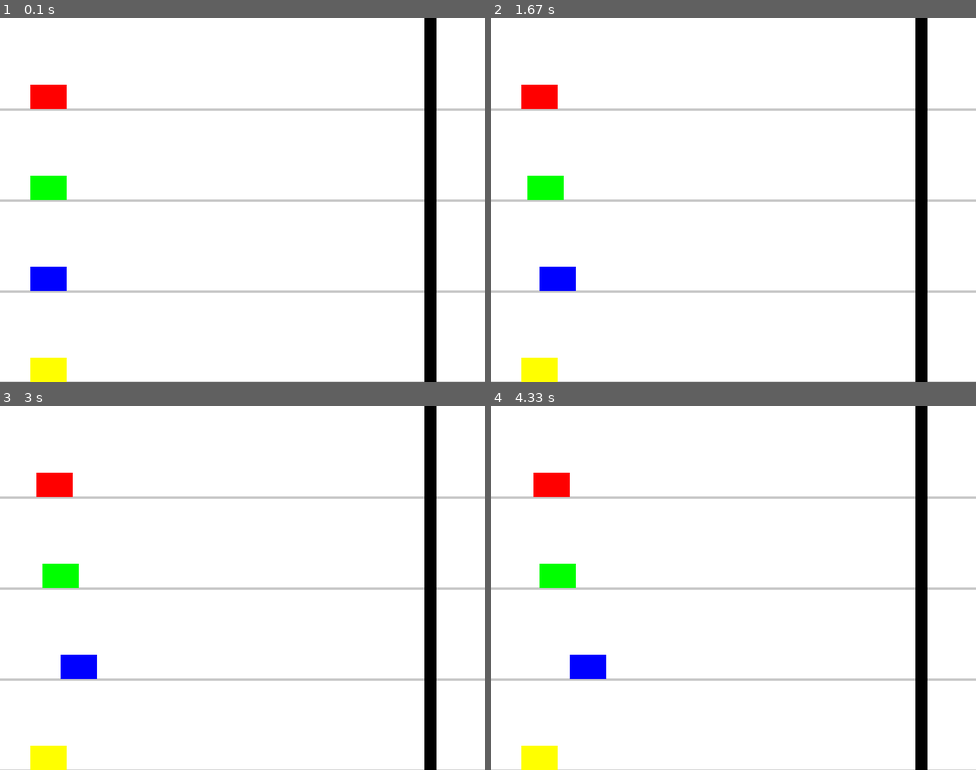
Above: before the commit, frames 1-4 (two rows, left to right).
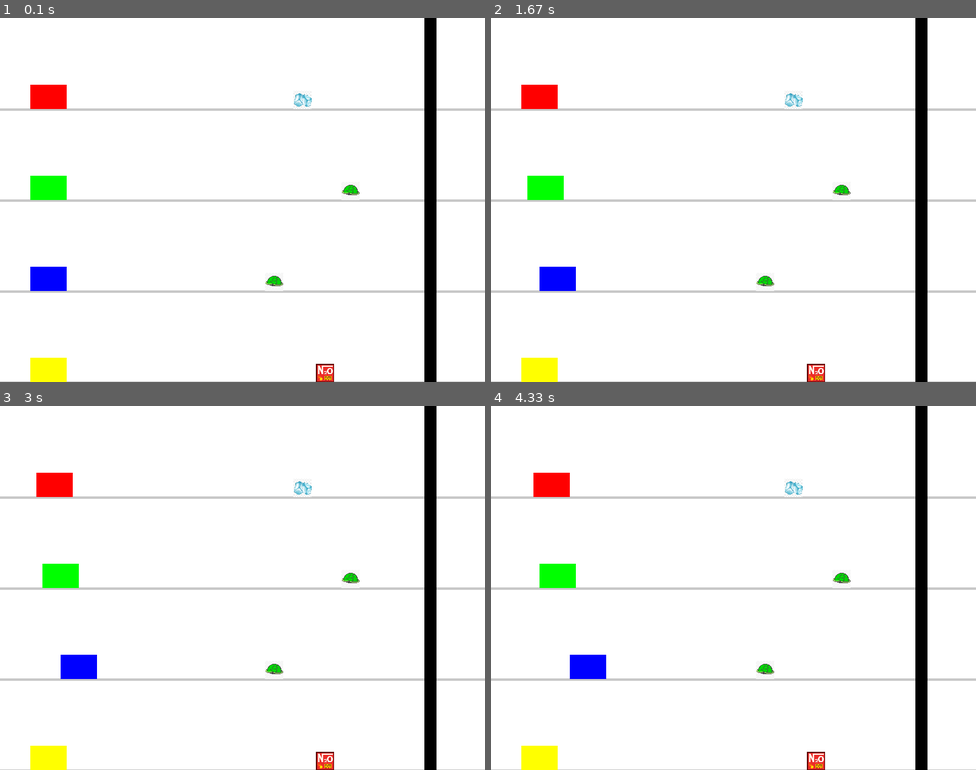
Above: after the commit, the same moments.

Repository: sjlee081010/pygame
Game: pygame game, started from main.py
Same seed, same stepped clock (60 frames per second), same inputs: the game is played once before the commit and once after it.
Inputs:
- Up to frame 1 (0.1 s): no input
- Up to frame 2 (1.67 s): hold Right 0.33-0.8 s; hold Right 0.83-1.3 s; tap K at 0.98 s; hold Right from 1.33 s (still down)
- Up to frame 3 (3 s): release Right at 1.97 s; hold Right 2-2.47 s; tap D at 2.15 s; hold Right 2.5-2.97 s; tap K at 2.65 s
- Up to frame 4 (4.33 s): hold Right 3-3.63 s; hold Right 3.67-4.13 s; tap D at 3.82 s; hold Right from 4.17 s (still down); tap K at 4.32 s

The runs differ from the first frame. In frame 1, 0.4% of the frame differs, in the area x 54-75%, y 20-100%; in frame 2, 0.4%; in frame 3, 0.4%; in frame 4, 0.4%.

Commit message:
아이템

Diff:
--- /dev/null
+++ b/item.py
@@ -0,0 +1,25 @@
+FPS = 60  # 1초 = 60프레임
+
+class Item:
+    def __init__(self, name):
+        self.name = name
+
+    def activate(self, user_idx, players):
+        player_count = len(players)
+
+        if self.name == "Bomb":
+            target_idx = (user_idx + 1) % player_count
+            players[target_idx]["stun"] = FPS * 2
+
+        elif self.name == "Booster":
+            players[user_idx]["boost"] = FPS * 2
+
+        elif self.name == "Shell":
+            leading_idx = max(range(player_count), key=lambda i: players[i]["rect"].x)
+            if leading_idx != user_idx:
+                players[leading_idx]["stun"] = FPS * 2
+
+        elif self.name == "Ice":
+            for i in range(player_count):
+                if i != user_idx:
+                    players[i]["stun"] = FPS * 1
--- a/main.py
+++ b/main.py
@@ -1,5 +1,9 @@
 import pygame
 import sys
+import random
+from item import Item
+import os
+os.chdir(os.path.dirname(os.path.abspath(__file__)))
 
 # 초기화
 pygame.init()
@@ -7,7 +11,7 @@
 # 화면 설정
 WIDTH, HEIGHT = 800, 600
 WIN = pygame.display.set_mode((WIDTH, HEIGHT))
-pygame.display.set_caption("광클 레이싱")
+pygame.display.set_caption("광클 레이싱 with 아이템")
 
 # 색상
 WHITE = (255, 255, 255)
@@ -15,69 +19,107 @@
 BLACK = (0, 0, 0)
 RED = (255, 0, 0)
 
-# FPS 설정
+# FPS
 FPS = 60
 clock = pygame.time.Clock()
 
-# 트랙 정보
+# 트랙 설정
 TRACK_COUNT = 4
 TRACK_HEIGHT = HEIGHT // TRACK_COUNT
 
-# 차 정보
+# 차량 설정
 CAR_WIDTH, CAR_HEIGHT = 60, 40
 START_X = 50
+FINISH_LINE_X = WIDTH - 100
 
-# 플레이어 키 매핑
+# 플레이어 설정
 player_keys = [pygame.K_d, pygame.K_k, pygame.K_RIGHT, pygame.K_l]
 CAR_COLORS = [(255, 0, 0), (0, 255, 0), (0, 0, 255), (255, 255, 0)]
 
-# 차량 이미지 로드 (나중에 이미지 경로 추가)
-# car_images = [pygame.image.load("car1.png"), pygame.image.load("car2.png"), ...]
-# 이미지 크기 조정 예시:
-# car_images = [pygame.transform.scale(img, (CAR_WIDTH, CAR_HEIGHT)) for img in car_images]
+# 아이템 설정
+ITEM_NAMES = ["Bomb", "Booster", "Shell", "Ice"]
+ITEM_BOX_SIZE = 30
 
+# 아이템 이미지 불러오기
+item_images = {
+    "Bomb": pygame.transform.scale(pygame.image.load("assets/bomb.jpg"), (ITEM_BOX_SIZE, ITEM_BOX_SIZE)),
+    "Booster": pygame.transform.scale(pygame.image.load("assets/booster.png"), (ITEM_BOX_SIZE, ITEM_BOX_SIZE)),
+    "Shell": pygame.transform.scale(pygame.image.load("assets/shell.png"), (ITEM_BOX_SIZE, ITEM_BOX_SIZE)),
+    "Ice": pygame.transform.scale(pygame.image.load("assets/ice.jpg"), (ITEM_BOX_SIZE, ITEM_BOX_SIZE)),
+}
+
+# 게임 초기화 함수
 def reset_game():
-    global cars, winner, game_over
-    cars = []
+    global players, winner, game_over, item_boxes
+    players = []
     for i in range(TRACK_COUNT):
-        # 트랙 바로 위에 플레이어 배치
-        track_y = TRACK_HEIGHT * (i + 1)
-        car_y = track_y - CAR_HEIGHT  # 차가 트랙 라인 위에 닿도록 배치
-        car = pygame.Rect(START_X, car_y, CAR_WIDTH, CAR_HEIGHT)
-        cars.append(car)
+        y = TRACK_HEIGHT * (i + 1) - CAR_HEIGHT
+        car_rect = pygame.Rect(START_X, y, CAR_WIDTH, CAR_HEIGHT)
+        players.append({
+            "rect": car_rect,
+            "color": CAR_COLORS[i],
+            "stun": 0,
+            "boost": 0
+        })
     winner = None
     game_over = False
+
+    # 아이템 박스 생성
+    item_boxes = []
+    for i in range(TRACK_COUNT):
+        x = random.randint(300, 600)
+        y = TRACK_HEIGHT * (i + 1) - ITEM_BOX_SIZE
+        item_name = random.choice(ITEM_NAMES)
+        box_rect = pygame.Rect(x, y, ITEM_BOX_SIZE, ITEM_BOX_SIZE)
+        item_boxes.append({
+            "rect": box_rect,
+            "name": item_name
+        })
 
 reset_game()
 
 # 골라인
-FINISH_LINE_X = WIDTH - 100
 finish_line = pygame.Rect(FINISH_LINE_X, 0, 20, HEIGHT)
 
-# 메인 루프
+# 게임 루프
 running = True
 while running:
     clock.tick(FPS)
     WIN.fill(WHITE)
 
-    # 이벤트 처리
     for event in pygame.event.get():
         if event.type == pygame.QUIT:
             running = False
 
-        # 키 입력 처리 (광클 방식)
         if event.type == pygame.KEYDOWN:
-            if game_over:
-                if event.key == pygame.K_r:
-                    reset_game()
-            else:
+            if game_over and event.key == pygame.K_r:
+                reset_game()
+            elif not game_over:
                 for idx, key in enumerate(player_keys):
-                    if event.key == key:
-                        cars[idx].x += 10
-                        # 승리 판정
-                        if cars[idx].right >= FINISH_LINE_X:
+                    p = players[idx]
+                    if event.key == key and p["stun"] == 0:
+                        speed = 10 * (2 if p["boost"] > 0 else 1)
+                        p["rect"].x += speed
+                        if p["rect"].right >= FINISH_LINE_X:
                             winner = idx + 1
                             game_over = True
+
+    # 상태 업데이트
+    for p in players:
+        if p["stun"] > 0:
+            p["stun"] -= 1
+        if p["boost"] > 0:
+            p["boost"] -= 1
+
+    # 아이템 충돌 체크 및 자동 발동
+    for idx, p in enumerate(players):
+        for box in item_boxes:
+            if p["rect"].colliderect(box["rect"]):
+                item = Item(box["name"])
+                print(f"Player {idx+1} 아이템 획득: {box['name']}")
+                item.activate(idx, players)
+                item_boxes.remove(box)
+                break
 
     # 트랙 그리기
     for i in range(TRACK_COUNT):
@@ -85,15 +127,20 @@
         pygame.draw.line(WIN, GRAY, (0, y), (WIDTH, y), 4)
 
     # 차량 그리기
-    for idx, car in enumerate(cars):
-        # 나중에 이미지로 대체
-        # WIN.blit(car_images[idx], (car.x, car.y))
-        pygame.draw.rect(WIN, CAR_COLORS[idx], car)
+    for p in players:
+        pygame.draw.rect(WIN, p["color"], p["rect"])
+        if p["stun"] > 0:
+            pygame.draw.rect(WIN, RED, p["rect"], 4)  # stun일 때 빨간 테두리
 
-    # 골라인 그리기
+    # 아이템 박스 그리기
+    for box in item_boxes:
+        img = item_images[box["name"]]
+        WIN.blit(img, box["rect"].topleft)
+
+    # 골라인
     pygame.draw.rect(WIN, BLACK, finish_line)
 
-    # 승자 표시
+    # 승자 메시지
     if game_over:
         font = pygame.font.SysFont(None, 60)
         text = font.render(f"Player {winner} Wins! Press R to Restart", True, RED)
Binary file added: assets/bomb.jpg
Binary file added: assets/booster.png
Binary file added: assets/ice.jpg
Binary file added: assets/shell.png
